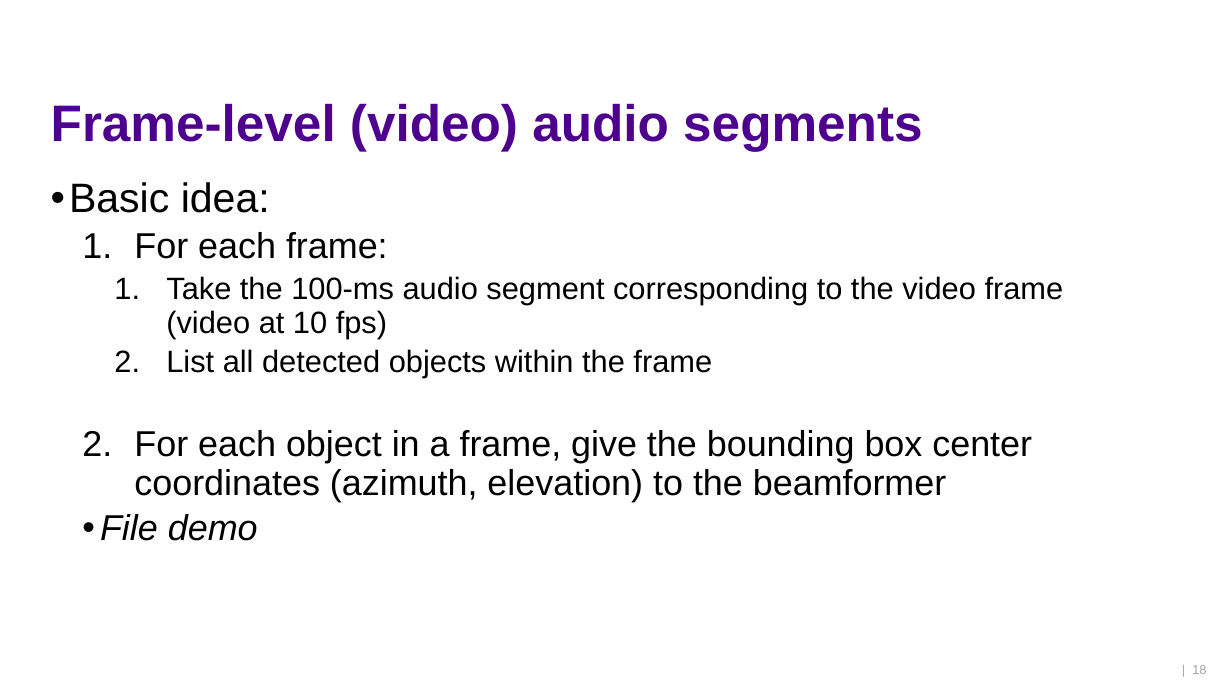
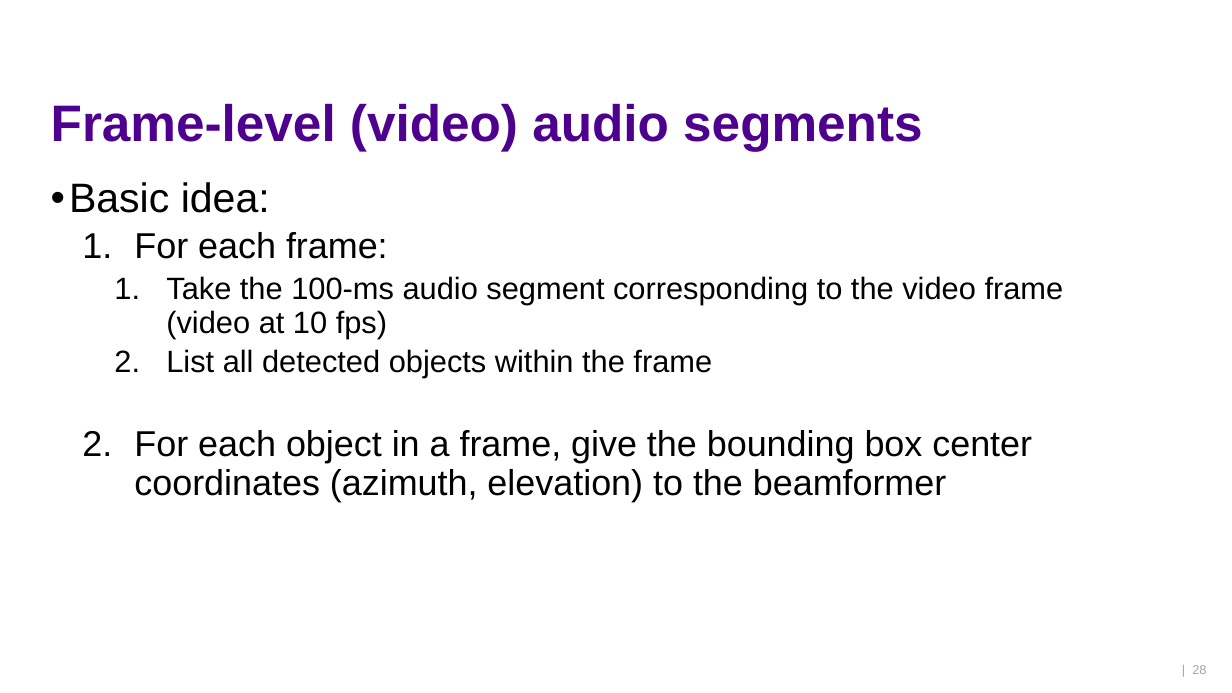
Before and after one commit to ktlhtn/AutoSTAnnot, a slide deck: slide 28 of Power point files/Final presentation.pptx (slide 18 before the commit). Drawn at 1232x693 pixels with LibreOffice and Linux fonts; fonts in the diff are those of the drawing; background and template pictures are left out. Boxes give left, top, right and bottom in pixels: in the first picture for what was removed or moved away, otherwise in the second. Text is boxed around its words. In the diff, an @@ line names an element or a change of style, - is before the commit and + after.

```diff
--- a/Power point files/Final presentation.pptx
+++ b/Power point files/Final presentation.pptx
@@ text at (100, 514, 258, 541): paragraph removed @@
-  • File demo
@@ page number at (1192, 665, 1206, 674): text changed @@
-| 18
+| 28
```
Also in this commit, not shown: 9 other slides changed, 11 slides added.
